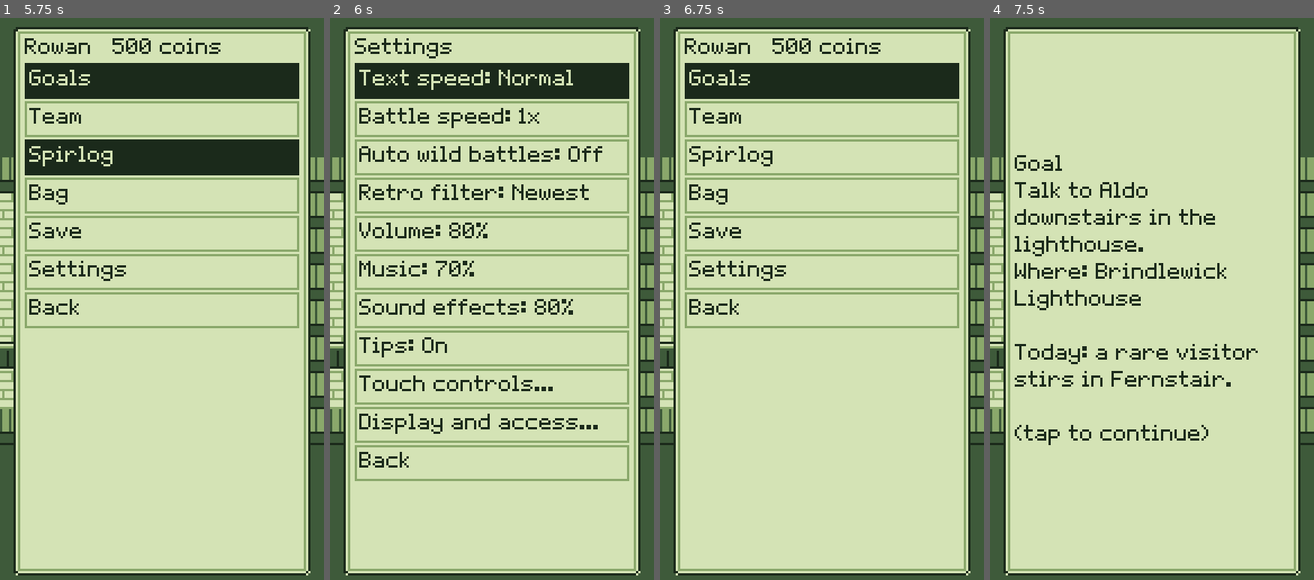
Above: before the commit, frames 1-4 (left to right).
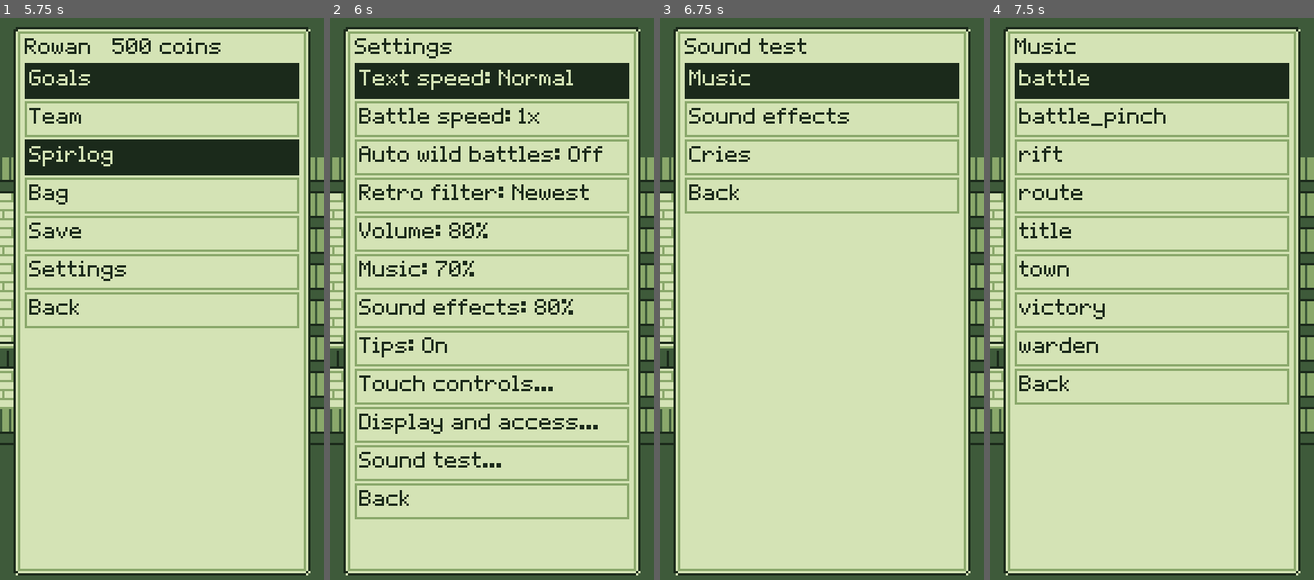
Above: after the commit, the same moments.

Repository: Erste-Hilfe-Hero/Remakeee
Game: Godot game, scene res://scenes/overworld/Overworld.tscn
Two runs of this game, one before a commit and one after it. Both use one fixed random seed, a clock stepped at 60 frames per second and the inputs below. This scene is started directly instead of the project's main scene.
Inputs (mouse positions are in pixels of both pictures, inside the frame that each line leads up to):
- Up to frame 1 (5.75 s): tap Enter (ui_accept) at 0.5, 0.77, 3.5, 3.77, 5 s; move the mouse to (233, 270) at 0.52 s; hold Right (ui_right) 0.53-1.25 s; hold Shift 0.53-1.25 s; click (233, 270) at 0.67 s; drag from (97, 332) to (145, 417) at 1.27 s; move the mouse to (194, 175) at 2.02 s; hold Right (ui_right) 2.03-2.75 s; tap Ctrl at 2.1 s; drag from (145, 417) to (64, 214) at 2.77 s; move the mouse to (259, 388) at 3.52 s; hold Left (ui_left) 3.53-4.25 s; tap M at 3.6 s; tap Escape (menu) at 4.15 s; click "Save" at 4.25 s; drag from (64, 214) to (113, 158) at 5.02 s
- Up to frame 2 (6 s): click "Settings" at 5.75 s
- Up to frame 3 (6.75 s): click (822, 461) at 6.5 s, where only the run after the commit has a clickable "Sound test..."
- Up to frame 4 (7.5 s): click (1152, 79) at 7.25 s, where only the run after the commit has a clickable "Music"

Frame 1 is identical in both runs. In frame 2, 1.2% of the frame differs, in the area x 7-93%, y 77-90%; in frame 3, 4.1%; in frame 4, 16%, in the area x 7-93%, y 3-76%.

Commit message:
audio: element hit sounds, pinch battle music, synthesized cries, era music variants, sound test
Co-Authored-By: Claude Opus 5.5 <noreply@anthropic.com>
Claude-Session: https://claude.ai/code/session_01QqDVFmuS2A8sEjh6cV2uYK

Diff:
--- a/data/i18n/de.json
+++ b/data/i18n/de.json
@@ -12,6 +12,7 @@
   "%s Lv%d %d/%d%s",
   "%s's %s won't go any %s!",
   "%s: %s.",
+  "%s_era%d",
   "%s_sealed",
   "Auto",
   "Battle log\n\n",
@@ -151,6 +152,7 @@
   "Continue": "Weiter",
   "Continue  %s": "Weiter  %s",
   "Cooling Gel": "Kühlgel",
+  "Cries": "Rufe",
   "Crowcrest": "Crowcrest",
   "Crystal seller: And things for Spirlings to hold, brews, pearls...": "Kristallhändler: Und Dinge zum Tragen für Spirlings, Sude, Perlen...",
   "Crystal seller: Echo Crystals keep a move's echo. Teach it as often as you like!": "Kristallhändler: Echo-Kristalle bewahren das Echo einer Attacke. Bring sie so oft bei, wie du willst!",
@@ -311,6 +313,7 @@
   "Max Tonic": "Maxi-Tonikum",
   "Meadows, high pasture": "Wiesen, Hochweiden",
   "Medium": "Mittel",
+  "Meet a Spirling to hear its cry.": "Triff einen Spirling, um seinen Ruf zu hören.",
   "Mend both Rifts: the Cinder Rift past Thornridge and the Tidewater Rift under the Saltmarsh.": "Flicke beide Risse: den Glutriss hinter Thornridge und den Gezeitenriss unter der Saltmarsh.",
   "Mind the loose stones.": "Achtung, lose Steine.",
   "Mind your head.": "Kopf einziehen.",
@@ -415,7 +418,10 @@
   "Someone stashed two Dash Brews under this rock!": "Jemand hat zwei Tempo-Sude unter diesem Stein versteckt!",
   "Something glints on the reed islet west of the pier. Too far to wade, though.": "Auf der Schilfinsel westlich vom Steg glitzert etwas. Zu weit zum Waten, leider.",
   "Sort: %s": "Sortierung: %s",
+  "Sound effects": "Soundeffekte",
   "Sound effects: %d%%": "Soundeffekte: %d%%",
+  "Sound test": "Soundtest",
+  "Sound test...": "Soundtest...",
   "Spark Charm": "Funkenamulett",
   "Spark Coil": "Funkenspule",
   "Spark Drop": "Funkentropfen",
--- a/scripts/battle/presenter/BattleScene.gd
+++ b/scripts/battle/presenter/BattleScene.gd
@@ -45,6 +45,10 @@
 var log_lines: Array[String] = []
 ## Element of the player's last move, so the hit that follows teaches the matchup.
 var _last_player_element: int = -1
+## Element of the last move each side used, for the hit sound.
+var _last_element: Array[int] = [-1, -1]
+## HP ratio at or below which the pinch music takes over (item 69).
+const PINCH_RATIO: float = 0.25
 
 func _ready() -> void:
 	theme = UITheme.get_theme()
@@ -318,6 +322,7 @@
 			_foe_strip.set_spirling(foe)
 			if model.is_wild:
 				_foe_strip.visible = true
+				Sound.cry(foe.data)
 				await _foe_sprite.step_out(false)
 			await _text.show_text(e.describe())
 		BattleEvent.Type.SEND_OUT, BattleEvent.Type.SWAP_IN:
@@ -325,24 +330,32 @@
 			_sprite(side).setup(s, "back" if side == BattleModel.Side.PLAYER else "front")
 			_strip(side).set_spirling(s)
 			_strip(side).visible = true
+			Sound.cry(s.data)
 			await _sprite(side).step_out(side == BattleModel.Side.PLAYER)
+			_update_pinch()
 			await _text.show_text(e.describe())
 		BattleEvent.Type.SWAP_OUT:
 			await _text.show_text(e.describe())
 			await _sprite(side).step_back(side == BattleModel.Side.PLAYER)
 		BattleEvent.Type.MOVE_USED:
 			_last_player_element = int(e.data.get("element", -1)) if side == BattleModel.Side.PLAYER else -1
+			_last_element[side] = int(e.data.get("element", -1))
 			await _text.show_text(e.describe())
 			var dir: Vector2 = Vector2(8, -4) if side == BattleModel.Side.PLAYER else Vector2(-8, 4)
 			await _sprite(side).lunge(dir)
 		BattleEvent.Type.DAMAGE:
-			Sound.sfx(_hit_sound(e))
+			var hit: String = _hit_sound(e)
+			if hit == "hit" or hit == "hit_strong":
+				Sound.element_hit(_last_element[BattleModel.other(side)])
+			if hit != "hit":
+				Sound.sfx(hit)
 			if side == BattleModel.Side.FOE and _last_player_element >= 0 and e.data.has("eff"):
 				var foe: Spirling = model.active_spirling(BattleModel.Side.FOE)
 				GameState.learn_matchup(_last_player_element, foe.data.species_name, float(e.data.eff))
 			if not bool(e.data.get("status_tick", false)):
 				await _sprite(side).hit_flash()
 			await _strip(side).animate_hp(int(e.data.hp), int(e.data.max_hp))
+			_update_pinch()
 			var line: String = _damage_line(e)
 			if not line.is_empty():
 				await _text.show_text(line)
@@ -350,6 +363,7 @@
 			Sound.sfx("heal")
 			if int(e.data.get("index", -1)) == model.active[side]:
 				await _strip(side).animate_hp(int(e.data.hp), int(e.data.max_hp))
+			_update_pinch()
 			await _text.show_text(e.describe())
 		BattleEvent.Type.ENERGY_CHANGED:
 			_strip(side).set_energy(int(e.data.energy))
@@ -397,6 +411,20 @@
 			if not text.is_empty():
 				await _text.show_text(text)
 
+## Switches to the pinch music while the player's active Spirling is low, and back once it recovers.
+func _update_pinch() -> void:
+	if model.is_finished():
+		return
+	var track: String = pinch_track(model.active_spirling(BattleModel.Side.PLAYER), music_track)
+	if Sound.current_track != track:
+		Sound.music(track)
+
+## "battle_pinch" when [param s] is at or below PINCH_RATIO of its HP (and still standing), else [param normal].
+static func pinch_track(s: Spirling, normal: String) -> String:
+	if s != null and s.hp > 0 and float(s.hp) / s.max_hp() <= PINCH_RATIO:
+		return "battle_pinch"
+	return normal
+
 static func _hit_sound(e: BattleEvent) -> String:
 	if bool(e.data.get("status_tick", false)) or not e.data.has("eff"):
 		return "hit_weak"
--- /dev/null
+++ b/scripts/core/Cry.gd
@@ -0,0 +1,82 @@
+class_name Cry
+extends RefCounted
+## Spirling cries (item 70), synthesized at runtime so each species gets its own call with no
+## audio files. The shape comes from a hash of the species name; size and element nudge it:
+## big Spirlings call lower and longer, Volt buzzes, Tide warbles, Umbra growls, and so on.
+
+const RATE: int = 22050
+## Element index (Elements.E order) -> [pulse duty, vibrato depth, noise mix].
+const ELEMENT_VOICE: Array = [
+	[0.5, 0.02, 0.15],   # EMBER: bright with a little crackle
+	[0.5, 0.06, 0.0],    # TIDE: warbling
+	[0.25, 0.01, 0.05],  # BLOOM: soft
+	[0.125, 0.0, 0.25],  # VOLT: thin and buzzy
+	[0.5, 0.0, 0.2],     # STONE: blunt
+	[0.25, 0.03, 0.1],   # GALE: airy
+	[0.125, 0.015, 0.0], # LUMEN: clear and high
+	[0.5, 0.04, 0.1],    # UMBRA: rough
+]
+
+static var _cache: Dictionary[String, AudioStreamWAV] = {}
+
+## The cry of [param sd], built once and cached.
+static func stream_for(sd: SpirlingData) -> AudioStreamWAV:
+	if not _cache.has(sd.species_name):
+		_cache[sd.species_name] = make(sd)
+	return _cache[sd.species_name]
+
+## Pitch, length and timbre for [param sd]: {"base": midi note, "segments": [[from, to, seconds]], ...}.
+static func shape(sd: SpirlingData) -> Dictionary:
+	var rng := RandomNumberGenerator.new()
+	rng.seed = hash("cry:" + sd.species_name)
+	var st: int = BalanceSim.stage(sd)
+	var base: float = rng.randf_range(66.0, 80.0) - (st - 1) * 5
+	var segs: Array = []
+	var n: int = rng.randi_range(2, 3)
+	var note: float = base
+	for i: int in n:
+		var to: float = note + rng.randf_range(-7.0, 9.0)
+		segs.append([note, to, rng.randf_range(0.07, 0.16) * (1.0 + 0.25 * (st - 1))])
+		note = to + rng.randf_range(-3.0, 3.0)
+	var el: int = sd.elements[0] if not sd.elements.is_empty() else 0
+	var voice: Array = ELEMENT_VOICE[clampi(el, 0, ELEMENT_VOICE.size() - 1)]
+	return {"base": base, "segments": segs, "duty": voice[0], "vibrato": voice[1], "noise": voice[2], "seed": rng.seed}
+
+static func make(sd: SpirlingData) -> AudioStreamWAV:
+	var sh: Dictionary = shape(sd)
+	var data := PackedByteArray()
+	var phase: float = 0.0
+	var noise_rng := RandomNumberGenerator.new()
+	noise_rng.seed = int(sh.seed)
+	var t_total: float = 0.0
+	for seg: Array in sh.segments:
+		t_total += float(seg[2])
+	var total: int = int(t_total * RATE)
+	data.resize(total * 2)
+	var idx: int = 0
+	var noise_v: float = 0.0
+	for seg: Array in sh.segments:
+		var n: int = int(float(seg[2]) * RATE)
+		for i: int in n:
+			var k: float = float(i) / maxf(n - 1, 1)
+			var t: float = float(idx) / RATE
+			var m: float = lerpf(float(seg[0]), float(seg[1]), k) + float(sh.vibrato) * 12.0 * sin(t * TAU * 11.0)
+			var f: float = 440.0 * pow(2.0, (m - 69.0) / 12.0)
+			phase = fmod(phase + f / RATE, 1.0)
+			var v: float = 1.0 if phase < float(sh.duty) else -1.0
+			if idx % 4 == 0:
+				noise_v = noise_rng.randf_range(-1.0, 1.0)
+			v = v * (1.0 - float(sh.noise)) + noise_v * float(sh.noise)
+			# Short fade at the start and end of the whole cry, slight dip between segments.
+			var g: float = minf(1.0, idx / (RATE * 0.01)) * minf(1.0, (total - idx) / (RATE * 0.04))
+			g *= 0.75 + 0.25 * sin(k * PI)
+			var s: int = clampi(int(v * g * 0.35 * 32767.0), -32768, 32767)
+			if idx < total:
+				data.encode_s16(idx * 2, s)
+			idx += 1
+	var w := AudioStreamWAV.new()
+	w.format = AudioStreamWAV.FORMAT_16_BITS
+	w.mix_rate = RATE
+	w.stereo = false
+	w.data = data
+	return w
--- a/scripts/core/Sound.gd
+++ b/scripts/core/Sound.gd
@@ -4,6 +4,8 @@
 ##   Sound.sfx("hit")            one-shot effect from audio/sfx/<name>.wav
 ##   Sound.music("town")         loops audio/music/<name>.ogg (crossfades; same track keeps playing)
 ##   Sound.jingle("victory")     plays a music file once, then resumes the previous track
+##   Sound.cry(species_data)     the Spirling's own call (synthesized by Cry.gd)
+##   Sound.element_hit(element)  hit sound for a move of that element
 ## Missing files are ignored, so code can name sounds before they exist.
 
 const SFX_DIR: String = "res://audio/sfx/%s.wav"
@@ -65,15 +67,53 @@
 	if now - float(_last_play.get(sound_name, -1.0)) < SFX_MIN_GAP:
 		return
 	_last_play[sound_name] = now
+	_play_voice(stream)
+
+func _play_voice(stream: AudioStream) -> void:
 	var p: AudioStreamPlayer = _voices[_next_voice]
 	_next_voice = (_next_voice + 1) % _voices.size()
 	p.stream = stream
 	p.play()
 
-## Track for [param map_id] from data/music.json.
+## Plays the cry of [param sd] (item 70).
+func cry(sd: SpirlingData) -> void:
+	if enabled and sd != null:
+		_play_voice(Cry.stream_for(sd))
+
+## Sound effect name for a hit by a move of [param element] (Elements.E), "hit" if unknown.
+static func element_hit_name(element: int) -> String:
+	if element < 0 or element >= Elements.E.size():
+		return "hit"
+	return "hit_" + String(Elements.E.keys()[element]).to_lower()
+
+func element_hit(element: int) -> void:
+	sfx(element_hit_name(element))
+
+## Track for [param map_id] from data/music.json, in the variant for the active era.
 func track_for_map(map_id: String) -> String:
 	var maps: Dictionary = _map_music.get("maps", {})
-	return str(maps.get(map_id, _map_music.get("default", "")))
+	var track: String = str(maps.get(map_id, _map_music.get("default", "")))
+	return era_track(track, EraManager.active_era(), func(t: String) -> bool: return ResourceLoader.exists(MUSIC_DIR % t))
+
+## Era music (item 66): "<track>_era<N>" for the newest era N that has its own version, so a
+## region can rearrange a theme for its hardware generation. Falls back to the plain track.
+static func era_track(track: String, era: int, exists: Callable) -> String:
+	if track.is_empty():
+		return track
+	for e: int in range(era, 1, -1):
+		var t: String = "%s_era%d" % [track, e]
+		if exists.call(t):
+			return t
+	return track
+
+## Every music track and sound effect, for the sound test (item 71).
+static func list_sounds(dir: String) -> Array[String]:
+	var out: Array[String] = []
+	for f: String in ResourceLoader.list_directory(dir):
+		if f.ends_with(".ogg") or f.ends_with(".wav"):
+			out.append(f.get_basename())
+	out.sort()
+	return out
 
 func music(track: String) -> void:
 	if track == current_track and _music.playing:
--- a/scripts/ui/MenuHost.gd
+++ b/scripts/ui/MenuHost.gd
@@ -93,6 +93,7 @@
 			"Tips: %s" % ("On" if GameState.tips_enabled else "Off"),
 			"Touch controls...",
 			"Display and access...",
+			"Sound test...",
 		]
 		var idx: int = await pick_strings("Settings", entries)
 		match idx:
@@ -126,6 +127,54 @@
 				await run_controls()
 			9:
 				await run_display()
+			10:
+				await run_sound_test()
+
+## Sound test (item 71): every music track, sound effect and the cries of Spirlings you have seen.
+func run_sound_test() -> void:
+	var back_to: String = Sound.current_track
+	while true:
+		var idx: int = await pick_strings("Sound test", ["Music", "Sound effects", "Cries"])
+		match idx:
+			-1:
+				Sound.music(back_to)
+				return
+			0:
+				var tracks: Array[String] = Sound.list_sounds("res://audio/music/")
+				while true:
+					var t: int = await pick_strings("Music", tracks)
+					if t < 0:
+						break
+					Sound.music(tracks[t])
+			1:
+				var fx: Array[String] = Sound.list_sounds("res://audio/sfx/")
+				while true:
+					var f: int = await pick_strings("Sound effects", fx)
+					if f < 0:
+						break
+					Sound.sfx(fx[f])
+			2:
+				var seen: Array[SpirlingData] = sound_test_cries()
+				if seen.is_empty():
+					await info("Meet a Spirling to hear its cry.")
+					continue
+				var names: Array[String] = []
+				for sd: SpirlingData in seen:
+					names.append(sd.species_name)
+				while true:
+					var c: int = await pick_strings("Cries", names)
+					if c < 0:
+						break
+					Sound.cry(seen[c])
+
+## Species whose cry the sound test offers: every one the Spirlog has seen, in dex order.
+static func sound_test_cries() -> Array[SpirlingData]:
+	var out: Array[SpirlingData] = []
+	for sd: SpirlingData in Database.spirlings.values():
+		if bool((GameState.spirlog.get(sd.species_name, {}) as Dictionary).get("seen", false)):
+			out.append(sd)
+	out.sort_custom(func(a: SpirlingData, b: SpirlingData) -> bool: return a.dex_id < b.dex_id)
+	return out
 
 ## Display and accessibility: battery saver, reduced motion, high contrast, language.
 func run_display() -> void:
--- /dev/null
+++ b/tests/unit/test_audio.gd
@@ -0,0 +1,81 @@
+extends GutTest
+## Audio items 66, 67, 69, 70, 71: era music lookup, element hit sounds, pinch music,
+## synthesized cries and the sound test lists.
+
+func before_all() -> void:
+	Database.load_all()
+
+func test_every_element_has_a_hit_sound() -> void:
+	for el: int in Elements.E.values():
+		var n: String = Sound.element_hit_name(el)
+		assert_true(ResourceLoader.exists("res://audio/sfx/%s.wav" % n), n)
+	assert_eq(Sound.element_hit_name(-1), "hit")
+
+func test_era_track_prefers_newest_existing_variant() -> void:
+	var have: Array[String] = ["town_era2"]
+	var exists: Callable = func(t: String) -> bool: return t in have
+	assert_eq(Sound.era_track("town", 1, exists), "town")
+	assert_eq(Sound.era_track("town", 2, exists), "town_era2")
+	assert_eq(Sound.era_track("town", 4, exists), "town_era2", "falls back to the newest older variant")
+	assert_eq(Sound.era_track("route", 3, exists), "route")
+	assert_eq(Sound.era_track("", 3, exists), "")
+
+func test_pinch_track_follows_hp() -> void:
+	var s: Spirling = BattleFixtures.make("Kindlop", 20)
+	assert_eq(BattleScene.pinch_track(s, "battle"), "battle")
+	s.hp = int(s.max_hp() * 0.25)
+	assert_eq(BattleScene.pinch_track(s, "warden"), "battle_pinch")
+	s.hp = 0
+	assert_eq(BattleScene.pinch_track(s, "battle"), "battle", "no pinch music for a fainted Spirling")
+	assert_true(ResourceLoader.exists("res://audio/music/battle_pinch.ogg"))
+
+func test_cries_are_distinct_and_stable() -> void:
+	var shapes: Dictionary = {}
+	for sd: SpirlingData in Database.spirlings.values():
+		var a: Dictionary = Cry.shape(sd)
+		var b: Dictionary = Cry.shape(sd)
+		assert_eq(a, b, "same species, same cry")
+		var key: String = "%.2f|%d" % [float(a.base), (a.segments as Array).size()]
+		assert_false(shapes.has(key) and shapes[key] == a.segments, sd.species_name)
+		shapes[key] = a.segments
+
+func test_evolved_forms_call_lower() -> void:
+	var low_total: float = 0.0
+	var high_total: float = 0.0
+	var n_low: int = 0
+	var n_high: int = 0
+	for sd: SpirlingData in Database.spirlings.values():
+		if BalanceSim.stage(sd) == 1:
+			high_total += float(Cry.shape(sd).base)
+			n_high += 1
+		else:
+			low_total += float(Cry.shape(sd).base)
+			n_low += 1
+	assert_lt(low_total / n_low, high_total / n_high)
+
+func test_cry_stream_is_short_pcm() -> void:
+	var w: AudioStreamWAV = Cry.make(Database.species("Kindlop"))
+	assert_eq(w.format, AudioStreamWAV.FORMAT_16_BITS)
+	var seconds: float = w.data.size() / 2.0 / w.mix_rate
+	assert_between(seconds, 0.1, 1.0)
+	var loud: int = 0
+	for i: int in range(0, w.data.size(), 2):
+		if absi(w.data.decode_s16(i)) > 1000:
+			loud += 1
+	assert_gt(loud, 100, "the cry is audible")
+
+func test_sound_test_lists() -> void:
+	var music: Array[String] = Sound.list_sounds("res://audio/music/")
+	assert_has(music, "battle")
+	assert_has(music, "battle_pinch")
+	var fx: Array[String] = Sound.list_sounds("res://audio/sfx/")
+	assert_has(fx, "hit_volt")
+	var before: Dictionary = GameState.spirlog.duplicate(true)
+	GameState.spirlog.clear()
+	assert_eq(MenuHost.sound_test_cries().size(), 0)
+	GameState.mark_seen("Puddlet")
+	GameState.mark_seen("Kindlop")
+	var cries: Array[SpirlingData] = MenuHost.sound_test_cries()
+	assert_eq(cries.size(), 2)
+	assert_lt(cries[0].dex_id, cries[1].dex_id)
+	GameState.spirlog = before
Not shown, added: audio/music/battle_pinch.ogg.import
Not shown, added: audio/sfx/hit_bloom.wav.import
Not shown, added: audio/sfx/hit_ember.wav.import
Not shown, added: audio/sfx/hit_gale.wav.import
Not shown, added: audio/sfx/hit_lumen.wav.import
Not shown, added: audio/sfx/hit_stone.wav.import
Not shown, added: audio/sfx/hit_tide.wav.import
Not shown, added: audio/sfx/hit_umbra.wav.import
Not shown, added: audio/sfx/hit_volt.wav.import
Not shown, added: scripts/core/Cry.gd.uid
Not shown, added: tests/unit/test_audio.gd.uid
Not shown, added: audio/music/battle_pinch.ogg
(and 9 more such lines)
